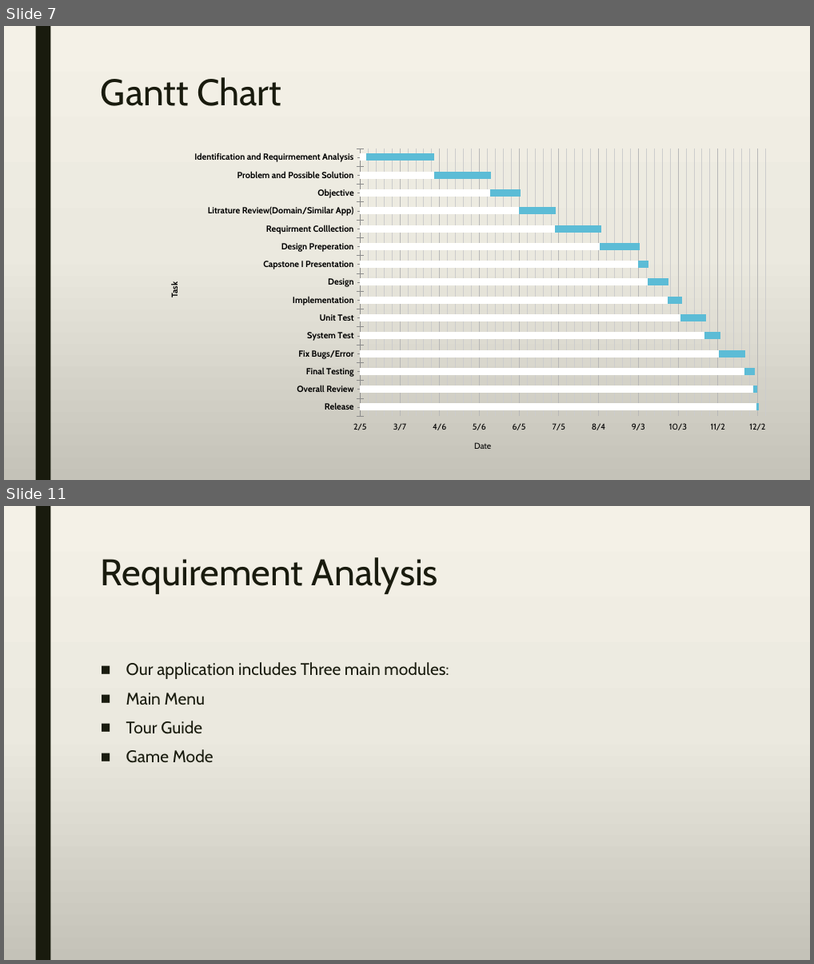
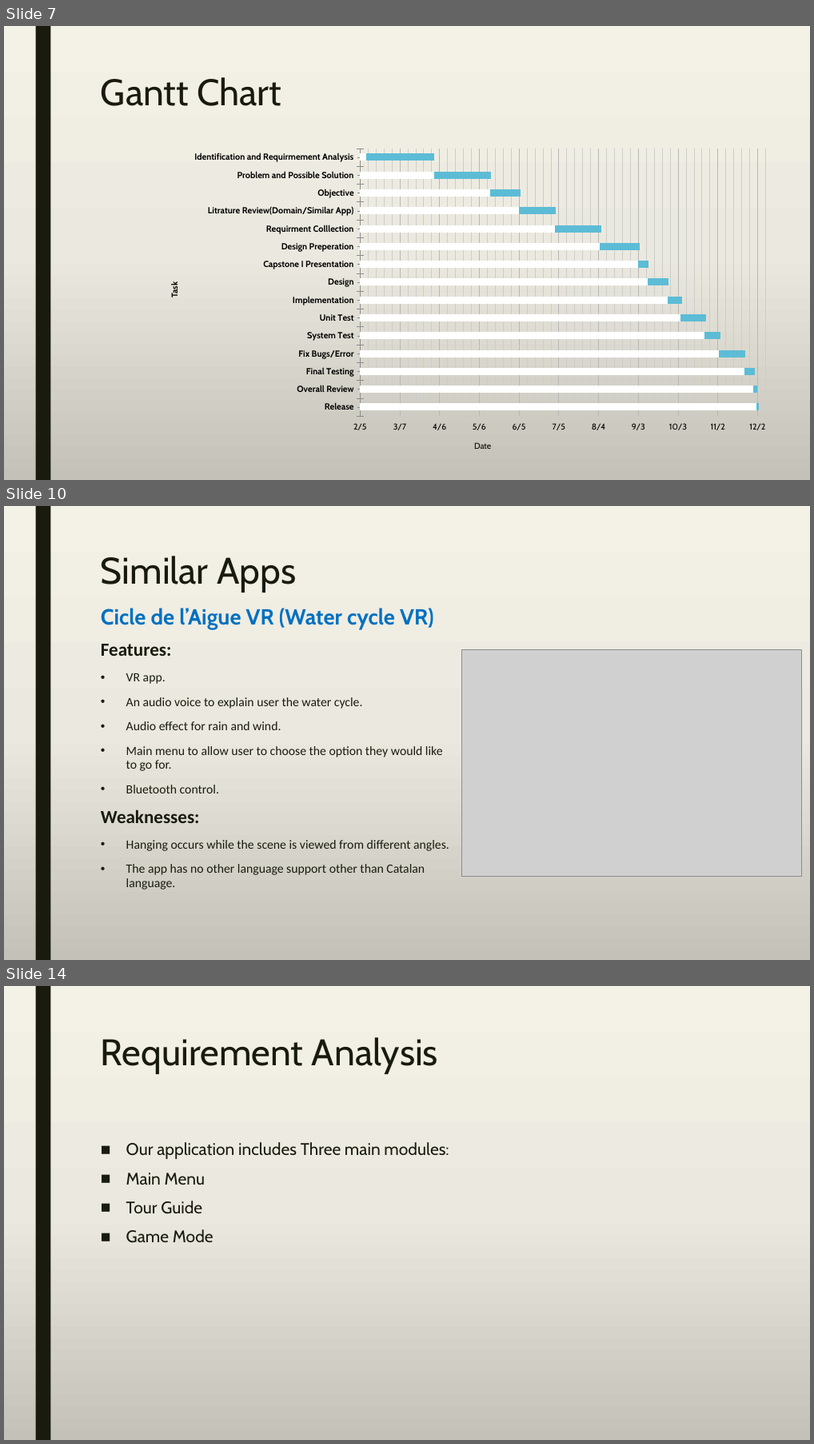
Before and after one commit to A-3li/Capstone, a slide deck: Capstone.pptx. Shown one above the other, each under a label of ours: slides 7 and 11 before the commit, slides 7, 10 and 14 after it; the slides between them are not shown. The pictures are 814x964 and 814x1444 pixels, drawn with LibreOffice and Linux fonts; fonts in the diff are those of the drawing; grey boxes stand for pictures. Boxes give left, top, right and bottom in pixels: in the first picture for what was removed or moved away, otherwise in the second. Text is boxed around its words. In the diff, an @@ line names an element or a change of style, - is before the commit and + after.

```diff
--- a/Capstone.pptx
+++ b/Capstone.pptx
@@ slide 10 added at <box>4,506,810,960</box>, background gradient #F4F2E7 to #EBEAE0 to #C4C3B9; not listed: 1 template element that a slide beside it also shows @@
@@ title added at <box>101,556,296,592</box>, 44 pt, text #191B0E @@
+Similar Apps
@@ text added at <box>101,608,450,889</box>, 15 pt, text #191B0E @@
+Cicle de l’Aigue VR (Water cycle VR)
+Features:
+• VR app.
+• An audio voice to explain user the water cycle.
+• Audio effect for rain and wind.
+• Main menu to allow user to choose the option they would like to go for.
+• Bluetooth control.
+Weaknesses:
+  • Hanging occurs while the scene is viewed from different angles.
+  • The app has no other language support other than Catalan language.
@@ picture added at <box>462,649,802,876</box> @@
@@ what was slide 11 is now slide 14 @@
```
Also in this commit, not shown: 1 slide changed, 5 other slides added, 3 slides removed.
